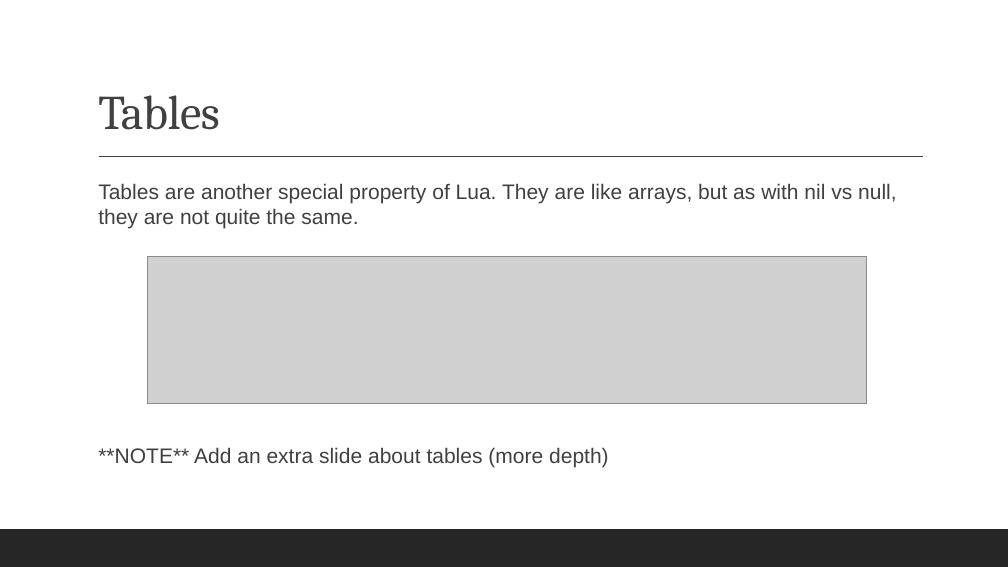
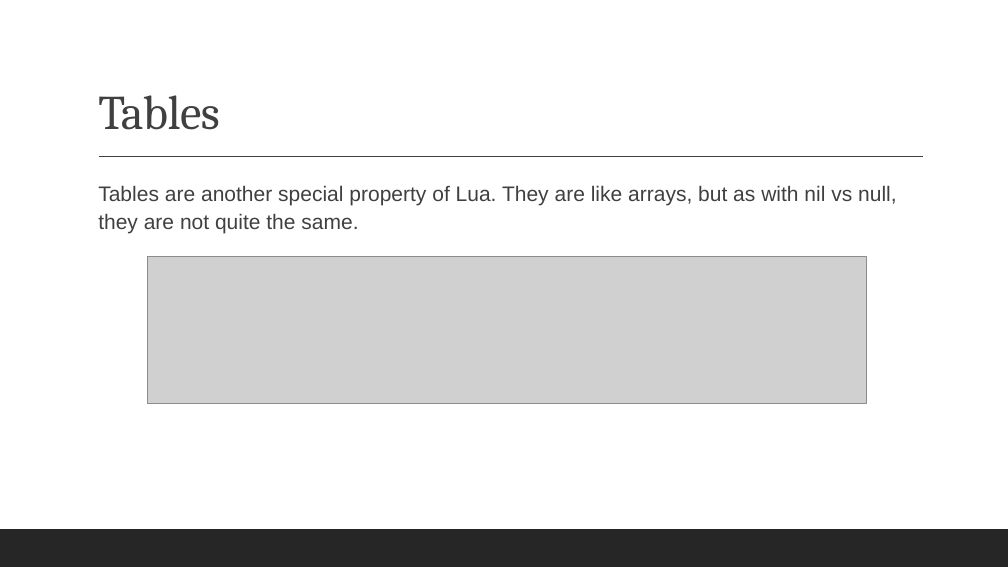
Before and after one commit to ethan-reinsborough/advweb-lua-project, a slide deck: slide 14 of Lua Presentation.pptx (slide 15 before the commit). Drawn at 1008x567 pixels with LibreOffice and Linux fonts; fonts in the diff are those of the drawing; grey boxes stand for pictures. Boxes give left, top, right and bottom in pixels: in the first picture for what was removed or moved away, otherwise in the second. Text is boxed around its words. In the diff, an @@ line names an element or a change of style, - is before the commit and + after.

```diff
--- a/Lua Presentation.pptx
+++ b/Lua Presentation.pptx
@@ text "Tables are another special property ..." at [98, 185, 897, 233]: line spacing 1 to 1.1 @@
@@ text at [98, 447, 609, 468]: paragraph removed @@
-  **NOTE** Add an extra slide about tables (more depth)
```
Also in this commit, not shown: 1 other slide changed, 5 slides added, 4 slides removed.
